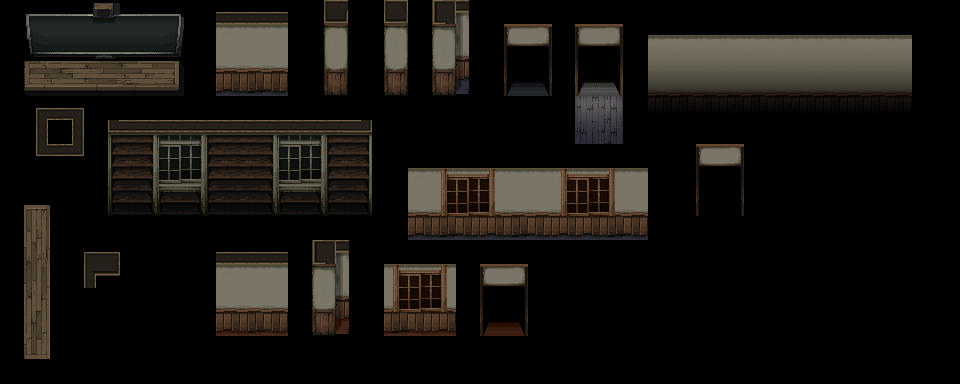
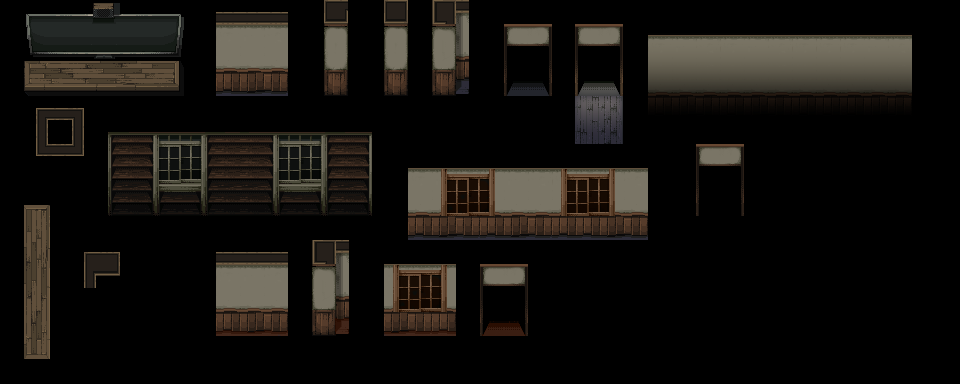
Two versions of the same layered image (960px x 384px). Layer-by-layer changes:
painted on "cabinet back" over [left=108, top=120, right=372, bottom=132]
